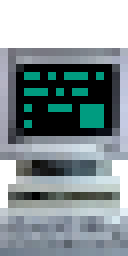
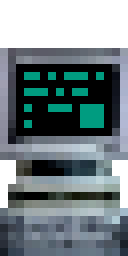
Before/after of a 128px x 256px layered artwork. What changed in the layer stack:
painted on "stand.png" over [0, 48, 128, 256]
